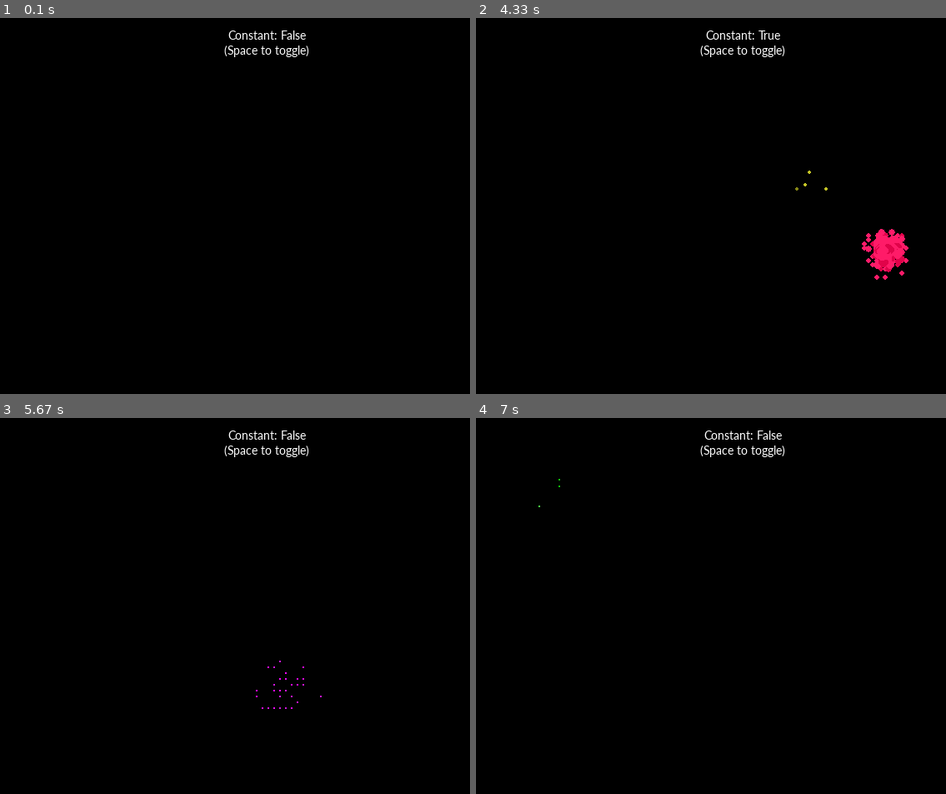
Above: before the commit, frames 1-4 (two rows, left to right).
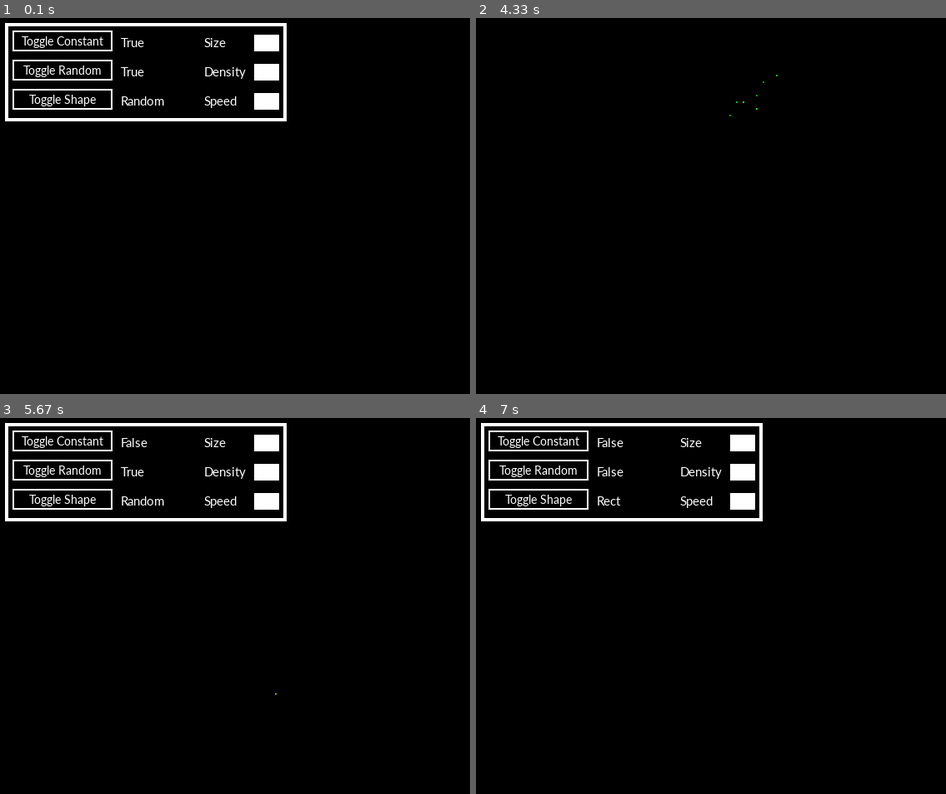
Above: after the commit, the same moments.

Repository: CCareaga/Pygame-Examples
Game: pygame game, started from Particle System/example.py
Two runs of this game, one before a commit and one after it. Both use one fixed random seed, a clock stepped at 60 frames per second and the inputs below. The source is Python 2; it was converted automatically to run under Python 3.
Inputs (mouse positions are in pixels of both pictures, inside the frame that each line leads up to):
- Up to frame 1 (0.1 s): no input
- Up to frame 2 (4.33 s): press the mouse at (743, 100) at 0.37 s; move the mouse to (800, 96) at 0.47 s; release the mouse at (861, 93) at 0.6 s; press the mouse at (537, 40) at 0.7 s; move the mouse to (551, 59) at 0.8 s; release the mouse at (565, 78) at 0.93 s; press the mouse at (537, 100) at 1.03 s; move the mouse to (729, 93) at 1.13 s; release the mouse at (917, 89) at 1.27 s; click (537, 70) at 1.38 s; press the mouse at (537, 40) at 1.7 s; move the mouse to (560, 89) at 1.8 s; release the mouse at (588, 142) at 1.93 s; press the mouse at (537, 70) at 2.03 s; move the mouse to (668, 85) at 2.13 s; release the mouse at (800, 100) at 2.27 s; press the mouse at (743, 100) at 2.37 s; move the mouse to (659, 232) at 2.47 s; release the mouse at (579, 367) at 2.6 s; tap Space at 2.67, 3.07, 3.37 s; hold Backspace 3-3.47 s; move the mouse to (889, 119) at 3.03 s; press the mouse at (743, 100) at 4.03 s; move the mouse to (814, 175) at 4.13 s; release the mouse at (884, 251) at 4.27 s
- Up to frame 3 (5.67 s): press the mouse at (267, 500) at 4.37 s; move the mouse to (239, 572) at 4.47 s; release the mouse at (211, 639) at 4.6 s; click (423, 763) at 4.72 s; click (455, 470) at 5.05 s; tap Space at 5.4 s; click (286, 688) at 5.42 s
- Up to frame 4 (7 s): press the mouse at (743, 470) at 5.7 s; move the mouse to (654, 564) at 5.8 s; release the mouse at (570, 658) at 5.93 s; tap Backspace at 6 s; press the mouse at (537, 470) at 6.37 s; move the mouse to (673, 534) at 6.47 s; release the mouse at (805, 598) at 6.6 s; press the mouse at (537, 500) at 6.7 s; move the mouse to (565, 557) at 6.8 s; release the mouse at (593, 617) at 6.93 s

The runs differ from the first frame. In frame 1, 4.0% of the frame differs, in the area x 1-66%, y 1-28%; in frame 2, 1.1%; in frame 3, 4.1%, in the area x 1-69%, y 1-78%; in frame 4, 4.0%.

Commit message:
Added GUI Customization to Particle System
Created a GUI to edit the attributes of the particle spawners!

Diff:
--- /dev/null
+++ b/Particle System/GUI/attributesGUI.py
@@ -0,0 +1,64 @@
+import pygame
+from pygame.locals import *
+import sys
+import random
+
+
+pygame.init()
+
+from frame import Frame
+from button import Button
+from textbox import TextBox
+from label import Label
+
+class GUI(Frame):
+    def __init__(self, screen, game):
+        ''' An example class to show how to creat custom GUI frames'''
+        Frame.__init__(self, screen, (330, 110), (10, 10))
+
+        self.game = game
+
+        self.b1 = Button(self, "Toggle Constant", self.command)
+        self.b2 = Button(self, "Toggle Random", self.command2, position=(5,40))
+        self.b3 = Button(self, "Toggle Shape", self.command3, position=(5, 75))
+
+        self.c_Label = Label(self, "True", position=(135, 10))
+        self.r_Label = Label(self, "True", position=(135, 45))
+        self.s_Label = Label(self, "Random", position=(135, 80))
+
+        self.l1 = Label(self, "Size", position=(235, 10))
+        self.tb1 = TextBox(self, (295, 10))
+
+        self.l2 = Label(self, "Density", position=(235, 45))
+        self.tb2 = TextBox(self, (295, 45))
+
+        self.l3 = Label(self, "Speed", position=(235, 80))
+        self.tb3 = TextBox(self, (295, 80))
+
+        self.textboxes = {'size' : self.tb1,
+                        'density' : self.tb2,
+                        'speed' : self.tb3}
+        self.current = 'circle'
+
+    def command(self):
+        if self.game.constant:
+            self.game.constant = False
+        else:
+            self.game.constant = True
+        self.c_Label.text = str(self.game.constant)
+
+    def command2(self):
+        if self.game.random:
+            self.s_Label.text = 'Circle'
+            self.game.random = False
+        else:
+            self.game.random = True
+            self.s_Label.text = 'Random'
+
+        self.r_Label.text = str(self.game.random)
+
+    def command3(self):
+        if self.game.attrs['shape'] == 'circle':
+            self.s_Label.text = 'Rect'
+        else:
+            self.s_Label.text = 'Circle'
--- /dev/null
+++ b/Particle System/GUI/button.py
@@ -0,0 +1,89 @@
+import pygame
+from pygame.locals import *
+import sys
+
+
+class Button():
+    '''Button class with multiple kwargs, pretty straight forward'''
+    def __init__(self, frame, text, command, **kwargs):
+
+        self.frame = frame
+        self.text = text
+        self.command = command
+        self.clicked = False
+
+        self.process_kwargs(kwargs)
+
+        self.image = pygame.Surface(self.size)
+        self.rect = self.image.get_rect(topleft=self.position)
+        self.frame_rect = self.frame.off(self.rect.copy())
+
+        self.image.fill(self.color)
+        self.image.unlock()
+
+        self.create_text()
+        self.frame.widgets.append(self)
+
+    def process_kwargs(self, kwargs):
+        defaults = { "font" : pygame.font.SysFont('Calibri',16),
+                    "color" : pygame.Color("black"),
+                    "highlighted" : (25, 25, 25),
+                    "hover_color" : pygame.Color("black"),
+                    "font_color" : pygame.Color("white"),
+                    "position" : (5, 5),
+                    "size" : (120, 25)
+                    }
+
+        for kwarg in kwargs:
+            if kwarg in defaults:
+                defaults[kwarg] = kwargs[kwarg]
+            else:
+                raise KeyError("InputBox accepts no keyword {}.".format(kwarg))
+        self.__dict__.update(defaults)
+
+    def create_text(self):
+        self.text = self.font.render(self.text, True, self.font_color)
+        text_pos = [self.size[0]/2, self.size[1]/2]
+        self.text_rect = self.text.get_rect(center=text_pos)
+
+    def check_events(self, event):
+        self.check_click(event)
+
+    def check_hover(self):
+        if self.frame_rect.collidepoint(pygame.mouse.get_pos()) and not self.clicked:
+            return True
+
+    def check_click(self, event):
+        '''pass events from frame to check for click'''
+        if event.type == pygame.MOUSEBUTTONDOWN and event.button == 1:
+            self.on_click(event)
+
+        elif event.type == pygame.MOUSEBUTTONUP and event.button == 1:
+            self.on_release(event)
+
+    def on_click(self, event):
+        if self.frame_rect.collidepoint(event.pos):
+            self.clicked = True
+            self.command()
+        else:
+            self.clicked = False
+
+    def on_release(self, event):
+        self.clicked = False
+
+
+    def update(self):
+        self.frame_rect = self.frame.off(self.rect.copy())
+        self.image.fill(self.color)
+
+        if self.clicked:
+            self.image.fill(self.highlighted)
+
+        if self.check_hover():
+            self.image.fill(self.hover_color)
+
+        self.image.blit(self.text, (self.text_rect))
+
+    def draw(self, surface):
+        surface.blit(self.image, (self.rect))
+        pygame.draw.rect(surface, (255, 255, 255), self.rect, 2)
--- /dev/null
+++ b/Particle System/GUI/frame.py
@@ -0,0 +1,55 @@
+import pygame
+from pygame.locals import *
+import sys
+
+
+class Frame(object):
+    ''' Frame class, holds widgets and updates them also'''
+    def __init__(self, screen, size, pos, **kwargs):
+
+        self.screen = screen
+        self.size = size
+        self.pos = pos
+
+
+        self.image = pygame.Surface(self.size)
+        self.rect = self.image.get_rect(topleft=self.pos)
+
+        self.process_kwargs(kwargs)
+
+        self.border = pygame.Surface((self.size[0]+8, self.size[1]+8))
+        self.border.fill(self.border_color)
+
+        self.widgets = []
+
+
+    def process_kwargs(self, kwargs):
+        defaults = {
+                    "color" : pygame.Color("black"),
+                    "border_color" : pygame.Color("white")
+                    }
+
+        for kwarg in kwargs:
+            if kwarg in defaults:
+                defaults[kwarg] = kwargs[kwarg]
+            else:
+                raise KeyError("Button accepts no keyword {}.".format(kwarg))
+        self.__dict__.update(defaults)
+
+    def update(self):
+        self.screen.blit(self.border, (self.rect.move(-4,-4)))
+        self.screen.blit(self.image, (self.rect))
+        self.image.fill(self.color)
+
+        for w in self.widgets:
+            w.update()
+            w.draw(self.image)
+
+    def off(self, rect):
+        rect.x = rect.x + self.rect.x
+        rect.y = rect.y + self.rect.y
+        return rect
+
+    def check_events(self, event):
+        for w in self.widgets:
+            w.check_events(event)
--- /dev/null
+++ b/Particle System/GUI/label.py
@@ -0,0 +1,38 @@
+import pygame
+from pygame.locals import *
+import sys
+
+
+class Label():
+    '''Basic label class'''
+    def __init__(self, frame, text, **kwargs):
+
+        self.frame = frame
+        self.text = text
+
+        self.process_kwargs(kwargs)
+
+        self.frame.widgets.append(self)
+
+    def process_kwargs(self, kwargs):
+        defaults = { "font" : pygame.font.SysFont("Calibri", 17),
+                    "color" : pygame.Color("white"),
+                    "position" : (0, 0)
+                    }
+
+        for kwarg in kwargs:
+            if kwarg in defaults:
+                defaults[kwarg] = kwargs[kwarg]
+            else:
+                raise KeyError("InputBox accepts no keyword {}.".format(kwarg))
+        self.__dict__.update(defaults)
+
+    def check_events(self, event):
+        pass
+
+    def update(self):
+        self.image = self.font.render(self.text, True, self.color)
+        self.rect = self.image.get_rect(topleft=self.position)
+
+    def draw(self, surface):
+        surface.blit(self.image, (self.rect))
--- /dev/null
+++ b/Particle System/GUI/textbox.py
@@ -0,0 +1,82 @@
+import pygame
+from pygame.locals import *
+import sys
+
+class TextBox():
+    '''Text box class, simple right now, being worked on'''
+    def __init__(self, frame, pos,  **kwargs):
+
+        self.frame = frame
+        self.keys = []
+        self.text = ''
+
+        self.pos = pos
+
+        self.focused = False
+
+        self.image = pygame.Surface((30, 20))
+        self.outline = pygame.Surface((32, 22))
+        self.outline.fill(0)
+        self.rect = self.image.get_rect(topleft=self.pos)
+        self.frame_rect = self.frame.off(self.rect.copy())
+
+        self.cursor = pygame.Surface((2, 14))
+        self.c_rect = self.cursor.get_rect(y=3)
+
+        self.process_kwargs(kwargs)
+
+        self.frame.widgets.append(self)
+
+    def process_kwargs(self, kwargs):
+        defaults = { "font" : pygame.font.SysFont('Calibri', 16),
+                    "color" : pygame.Color("white"),
+                    "font_color" : pygame.Color("black")
+                    }
+
+        for kwarg in kwargs:
+            if kwarg in defaults:
+                defaults[kwarg] = kwargs[kwarg]
+            else:
+                raise KeyError("InputBox accepts no keyword {}.".format(kwarg))
+        self.__dict__.update(defaults)
+
+    def check_events(self, event):
+        self.get_char(event)
+        self.check_click(event)
+
+    def get_char(self, event):
+        if event.type == pygame.KEYDOWN and self.focused:
+            if event.key == K_BACKSPACE:
+                self.keys = self.keys[:-1]
+            elif event.key <= 255:
+                char = chr(event.key)
+                self.keys.append(char)
+
+    def check_click(self, event):
+        if event.type == pygame.MOUSEBUTTONDOWN and event.button == 1:
+            self.onfocus(event)
+
+    def onfocus(self, event):
+        if self.frame_rect.collidepoint(event.pos):
+            self.focused = True
+        else:
+            self.focused = False
+
+    def update(self):
+        self.image.fill(self.color)
+
+        self.text_surf = self.font.render(self.text, True, self.font_color)
+        self.text_rect = self.image.get_rect(topleft=(2,2))
+
+        self.test = self.text_surf.get_rect()
+        self.c_rect.x = self.test.right+2
+
+        if self.focused:
+            self.text = ''.join(self.keys)
+            self.image.blit(self.cursor, (self.c_rect))
+
+        self.image.blit(self.text_surf, (self.text_rect))
+
+    def draw(self, surface):
+        surface.blit(self.outline, (self.rect.move(-1, -1)))
+        surface.blit(self.image, (self.rect))
--- a/Particle System/example.py
+++ b/Particle System/example.py
@@ -1,9 +1,14 @@
 from pygame.locals import *
 import pygame
+import sys
 
 from random import randint, choice
 
 from particle import *
+
+sys.path.append('GUI')
+
+from attributesGUI import GUI
 
 pygame.init()
 
@@ -18,8 +23,20 @@
 		self.font = pygame.font.SysFont("Calibri", 16)
 
 		self.pManager = ParticleManager()
+		self.GUI = GUI(self.screen, self)
 
+		self.attrs = {'shape' : 'circle',
+					  'size': 4,
+					  'density' : 5,
+					  'speed' : 6}
+
+		self.defaults = self.attrs # save starting values
+
+		self.random = True
 		self.constant = False
+
+		self.hide = False
+
 		self.running = True
 
 		while self.running:
@@ -36,40 +53,43 @@
 
 	def eventLoop(self):
 		for event in pygame.event.get():
+			if not self.hide:
+			    self.GUI.check_events(event)
 			if event.type == QUIT:
 				self.running = 0
 				pygame.quit()
 			elif event.type == KEYDOWN:
 				if event.key == 32:
-					if self.constant:
-						self.constant = False
+					if self.hide:
+						self.hide = False
 					else:
-						self.constant = True
+						self.hide = True
+			if (event.type == MOUSEBUTTONDOWN and not self.constant) or  (event.type == MOUSEMOTION and self.constant):
+				self.createParticles()
 
-			elif event.type == MOUSEBUTTONDOWN and not self.constant:
-				pos = pygame.mouse.get_pos()
-				shape = choice(['circle', 'rect'])
-				self.pManager.new(pos, size=randint(4,7), density=randint(4,7), color=self.getColor(), shape=shape)
+	def createParticles(self):
+		pos = pygame.mouse.get_pos()
+		shape = choice(['circle', 'rect'])
+		if self.random:
+			self.pManager.new(pos, size=randint(4,7), density=randint(4,7), color=self.getColor(), shape=shape)
+		else:
+			self.pManager.new(pos, size=self.attrs['size'], density=self.attrs['density'], speed=self.attrs['speed'], color=self.getColor(), shape=self.attrs['shape'])
 
-			elif event.type == MOUSEMOTION and self.constant:
-				pos = pygame.mouse.get_pos()
-				shape = choice(['circle', 'rect'])
-				self.pManager.new(pos, size=randint(4,7), density=randint(4,7), color=self.getColor(), shape=shape)
+	def updateAttributes(self):
+		if not self.random:
+			for key in self.attrs.keys():
+				try:
+					self.attrs[key] = int(self.GUI.textboxes[key].text)
+				except:
+					self.attrs[key] = self.defaults[key]
 
-	def blitText(self):
-		text = self.font.render("Constant: " + str(self.constant), 1, (255,255,255))
-		text2 = self.font.render("(Space to toggle)", 1, (255,255,255))
-		textrect, text2rect = text.get_rect(), text2.get_rect()
-
-		textrect.centerx = text2rect.centerx = self.res[0]/2
-		text2rect.centery, textrect.centery = 38, 20
-
-		self.screen.blit(text, textrect)
-		self.screen.blit(text2, text2rect)
+			self.attrs['shape'] = self.GUI.s_Label.text.lower()
 
 	def Update(self):
 		self.screen.fill(0)
-		self.blitText()
 		self.pManager.update(self.screen)
+		if not self.hide:
+		    self.GUI.update()
+		    self.updateAttributes()
 
 Example()
